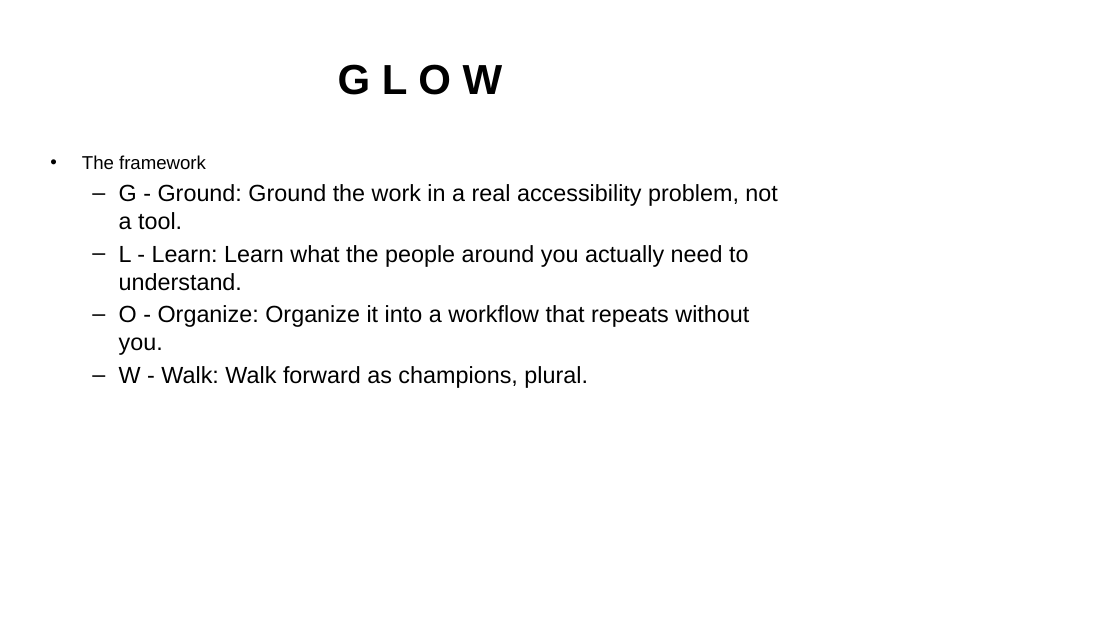
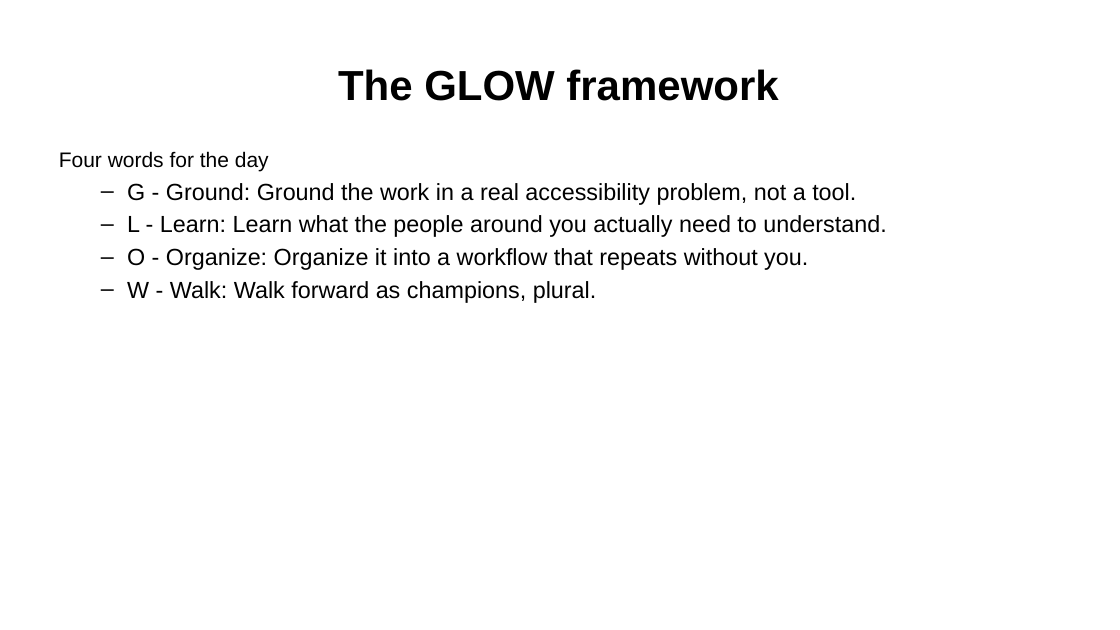
Before and after one commit to Community-Access/glow, a slide deck: slide 7 of docs/ahg-2026/slides.pptx. Drawn at 1120x630 pixels with LibreOffice and Linux fonts; fonts in the diff are those of the drawing. Boxes give left, top, right and bottom in pixels: in the first picture for what was removed or moved away, otherwise in the second. Text is boxed around its words. In the diff, an @@ line names an element or a change of style, - is before the commit and + after.

```diff
--- a/docs/ahg-2026/slides.pptx
+++ b/docs/ahg-2026/slides.pptx
@@ title at box(338, 69, 778, 101): text changed @@
-G L O W
+The GLOW framework
@@ text "Four words for the day": place and size @@
-text "Four words for the day" at box(82, 155, 777, 388)
+text "Four words for the day" at box(59, 151, 886, 303)
@@ text at box(59, 151, 269, 172): text changed; size 16 to 18 pt @@
-• The framework
+Four words for the day
```
Also in this commit, not shown: 28 other slides changed, 1 slide added, 1 slide removed, 20 other files.
